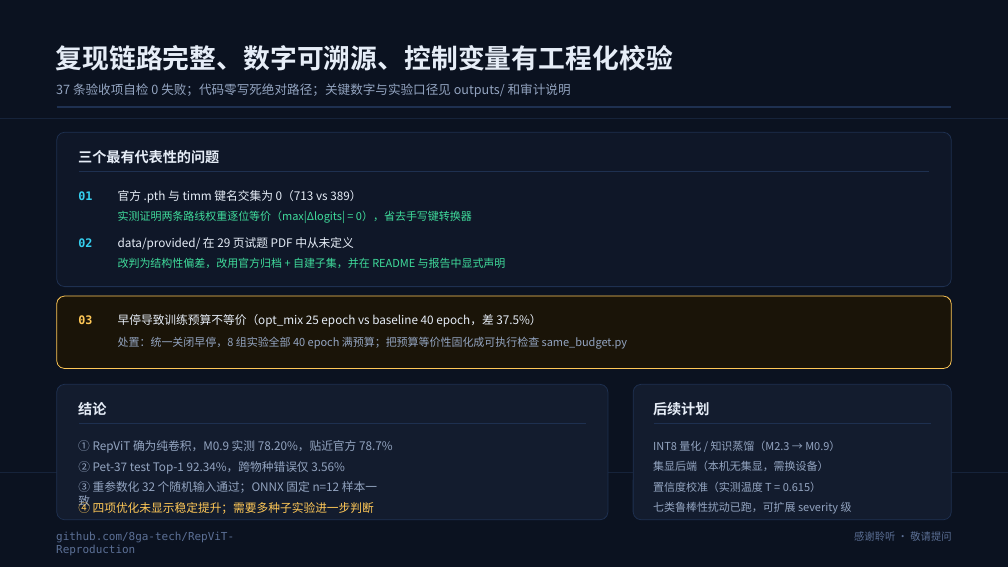
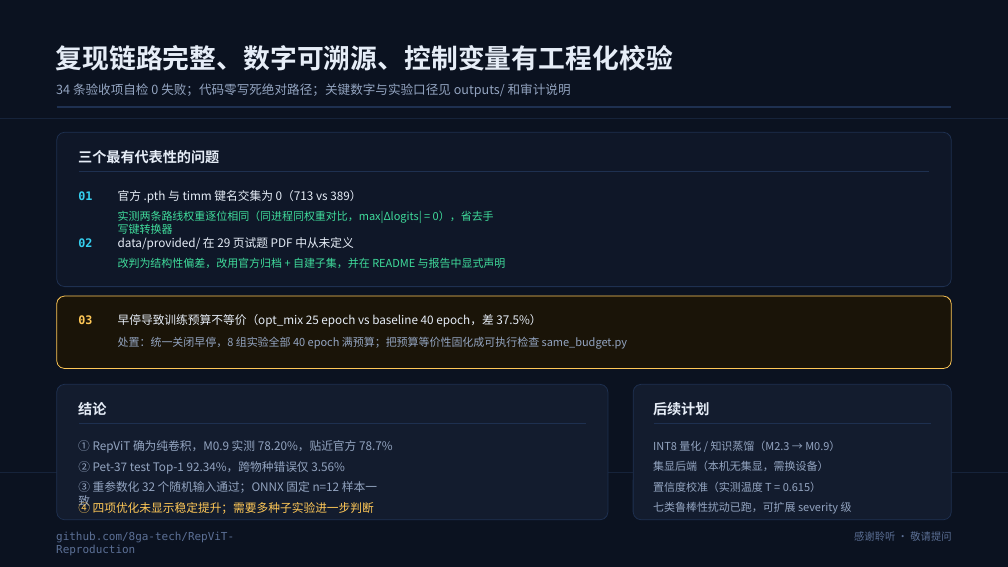
Before and after one commit to 8ga-tech/RepViT-Reproduction, a slide deck: slide 15 of report/答辩PPT_RepViT.pptx. Drawn at 1008x567 pixels with LibreOffice and Linux fonts; fonts in the diff are those of the drawing. Boxes give left, top, right and bottom in pixels: in the first picture for what was removed or moved away, otherwise in the second. Text is boxed around its words. In the diff, an @@ line names an element or a change of style, - is before the commit and + after.

```diff
--- a/report/答辩PPT_RepViT.pptx
+++ b/report/答辩PPT_RepViT.pptx
@@ text at box(56, 83, 571, 97): text changed @@
-37 条验收项自检 0 失败；代码零写死绝对路径；关键数字与实验口径见 outputs/ 和审计说明
+34 条验收项自检 0 失败；代码零写死绝对路径；关键数字与实验口径见 outputs/ 和审计说明
@@ text at box(118, 211, 494, 234): text changed @@
-实测证明两条路线权重逐位等价（max|Δlogits| = 0），省去手写键转换器
+实测两条路线权重逐位相同（同进程同权重对比，max|Δlogits| = 0），省去手写键转换器
```
Also in this commit, not shown: 13 other slides changed, 1 slide added, 1 slide removed, 36 other files.
